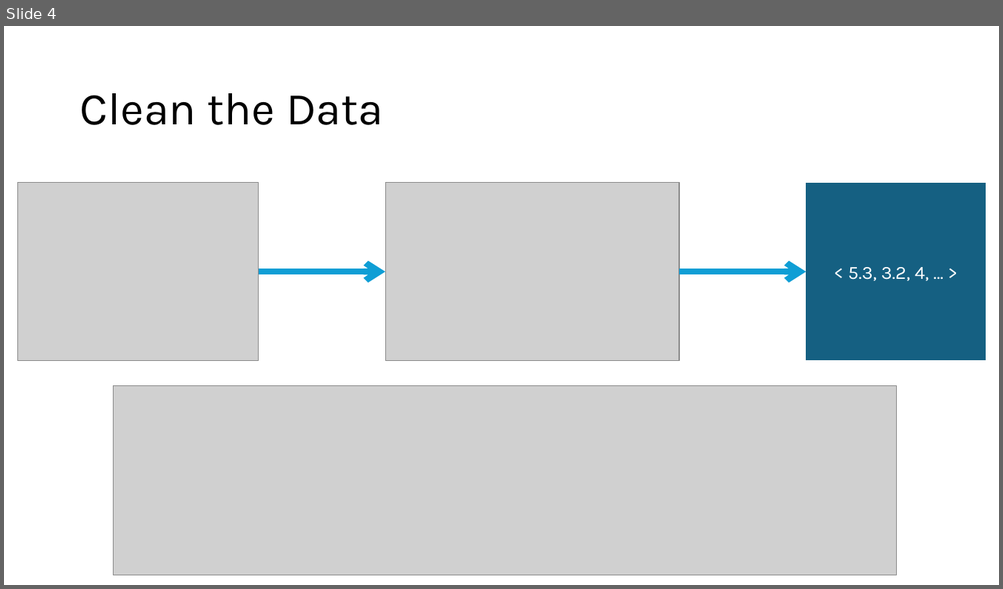
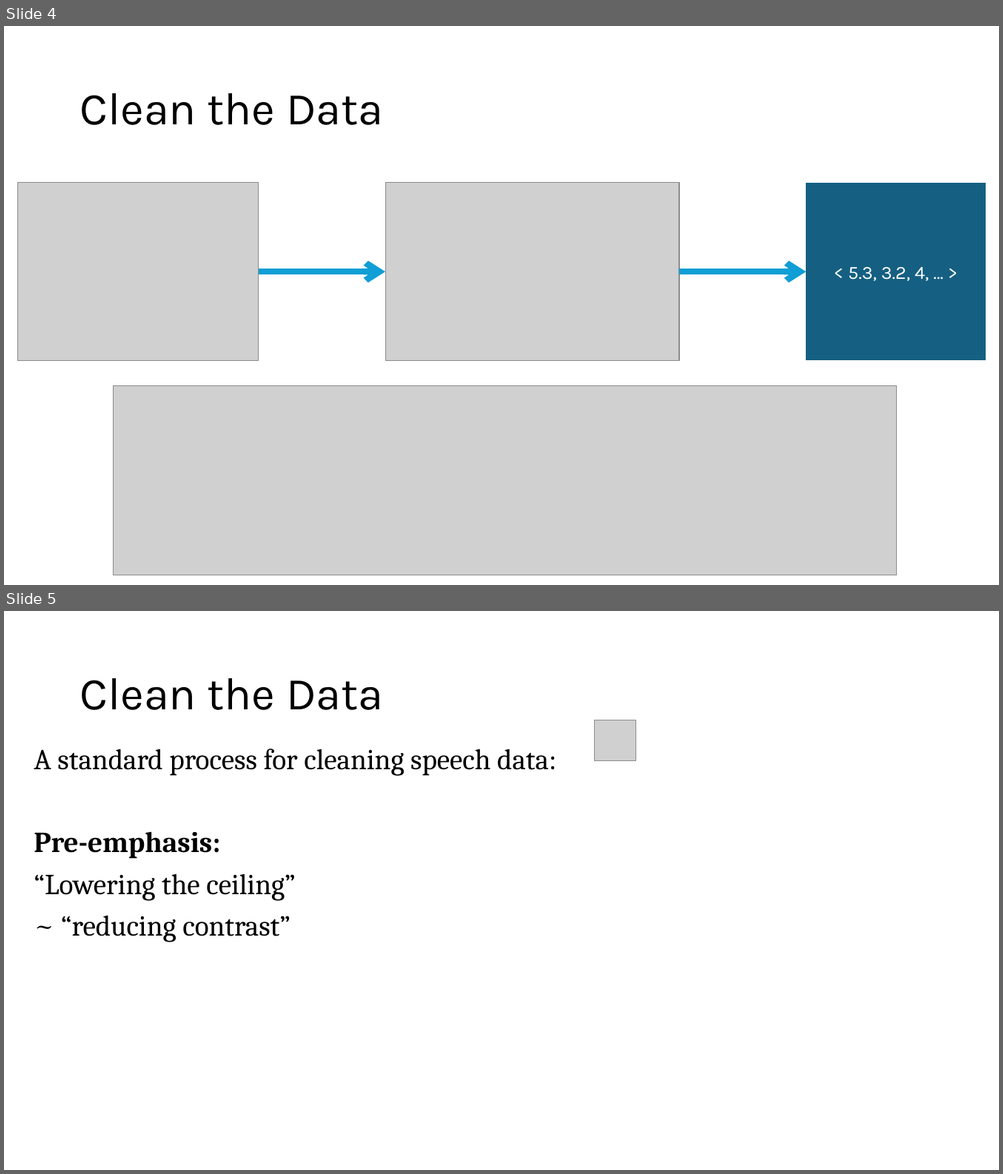
Before and after one commit to PENNET-dev/hackathon-uW-2024, a slide deck: Hackathon Presentation.pptx. Shown one above the other, each under a label of ours: slide 4 before the commit, slides 4 and 5 after it. The pictures are 1003x589 and 1003x1174 pixels, drawn with LibreOffice and Linux fonts; fonts in the diff are those of the drawing; grey boxes stand for pictures. Boxes give left, top, right and bottom in pixels: in the first picture for what was removed or moved away, otherwise in the second. Text is boxed around its words. In the diff, an @@ line names an element or a change of style, - is before the commit and + after.

```diff
--- a/Hackathon Presentation.pptx
+++ b/Hackathon Presentation.pptx
@@ slide 5 added at [4,611,999,1170], background #FFFFFF @@
@@ title added at [79,678,384,710], 44 pt, text #000000 @@
+Clean the Data
@@ picture added at [595,720,635,761] @@
@@ text added at [34,749,556,943], 28 pt, text #000000 @@
+A standard process for cleaning speech data:
+Pre-emphasis:
+“Lowering the ceiling”
+~ “reducing contrast”
```
Also in this commit, not shown: 5 slides changed, 1 other slide added.
